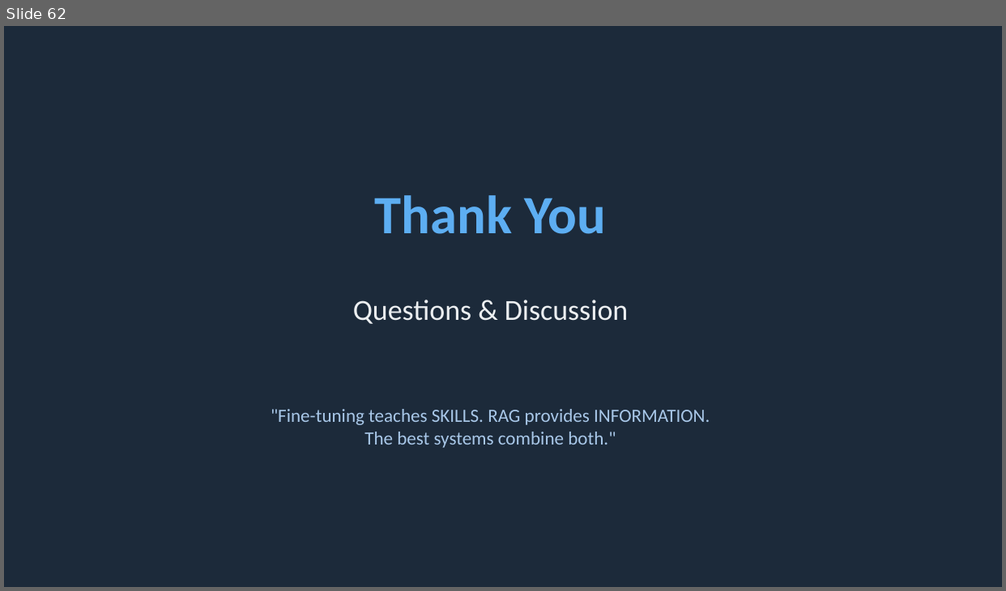
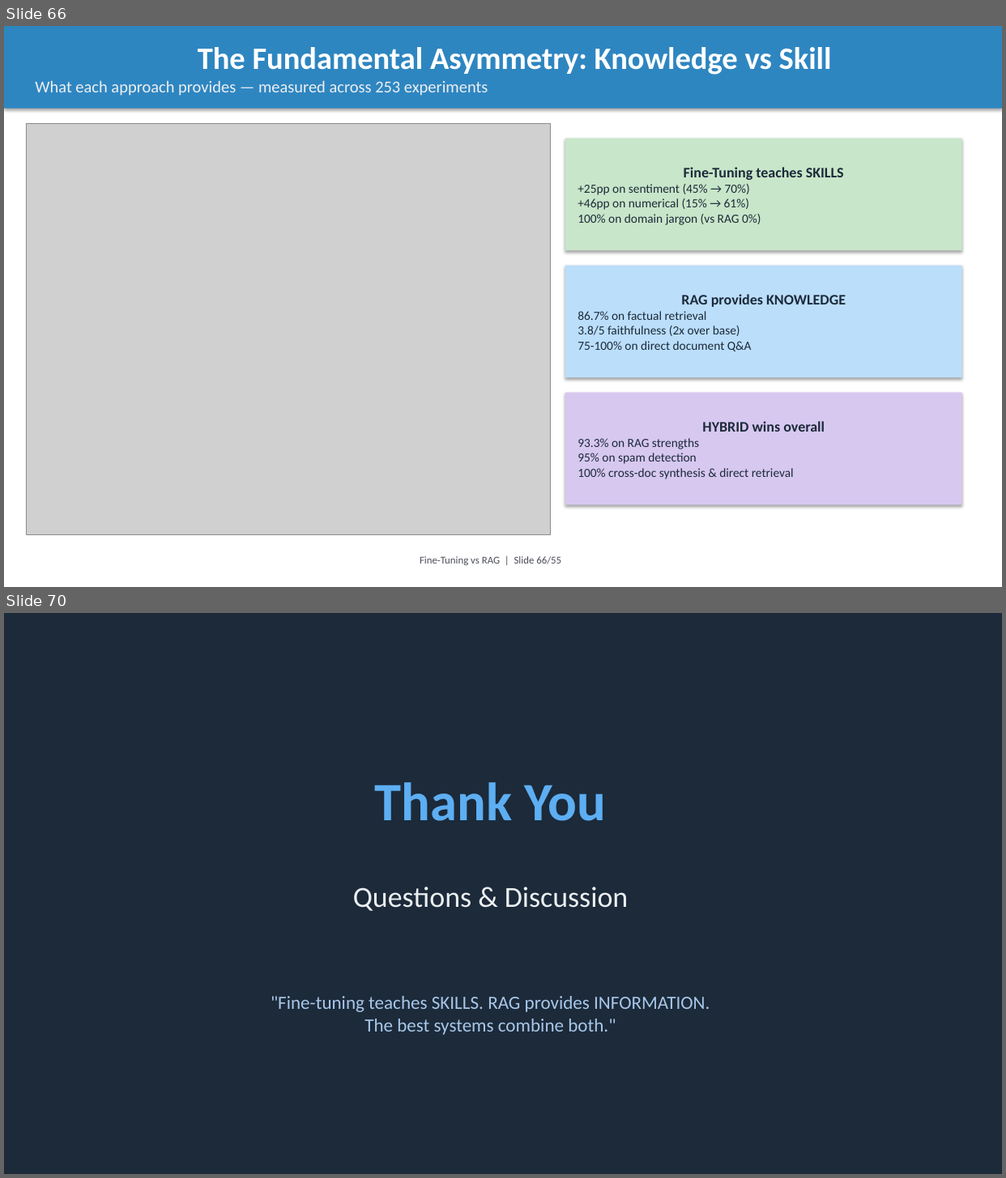
Before and after one commit to intelliswarm-ai/finetune-vs-rag, a slide deck: presentation.pptx. Shown one above the other, each under a label of ours: slide 62 before the commit, slides 66 and 70 after it; the slides between them are not shown. The pictures are 1006x591 and 1006x1178 pixels, drawn with LibreOffice and Linux fonts; fonts in the diff are those of the drawing; grey boxes stand for pictures. Boxes give left, top, right and bottom in pixels: in the first picture for what was removed or moved away, otherwise in the second. Text is boxed around its words. In the diff, an @@ line names an element or a change of style, - is before the commit and + after.

```diff
--- a/presentation.pptx
+++ b/presentation.pptx
@@ slide 66 added at (4, 26, 1002, 587), background #FFFFFF @@
@@ rectangle added at (4, 26, 1002, 109), fill #2E86C1, 16 pt, text #ECEFF1 @@
+The Fundamental Asymmetry: Knowledge vs Skill
+What each approach provides — measured across 253 experiments
@@ picture added at (27, 123, 551, 535) @@
@@ rectangle added at (565, 139, 962, 250), fill #C8E6C9, 12 pt, text #1C2A3A @@
+Fine-Tuning teaches SKILLS
++25pp on sentiment (45% → 70%)
++46pp on numerical (15% → 61%)
+100% on domain jargon (vs RAG 0%)
@@ rectangle added at (565, 266, 962, 378), fill #BBDEFB, 12 pt, text #1C2A3A @@
+RAG provides KNOWLEDGE
+86.7% on factual retrieval
+3.8/5 faithfulness (2x over base)
+75-100% on direct document Q&A
@@ rectangle added at (565, 393, 962, 506), fill #D7C8F0, 12 pt, text #1C2A3A @@
+HYBRID wins overall
+93.3% on RAG strengths
+95% on spam detection
+100% cross-doc synthesis & direct retrieval
@@ text added at (420, 557, 561, 565), 10 pt, text #4A4E57 @@
+Fine-Tuning vs RAG | Slide 66/55
@@ what was slide 62 is now slide 70 @@
```
Also in this commit, not shown: 7 other slides added, 13 other files.
